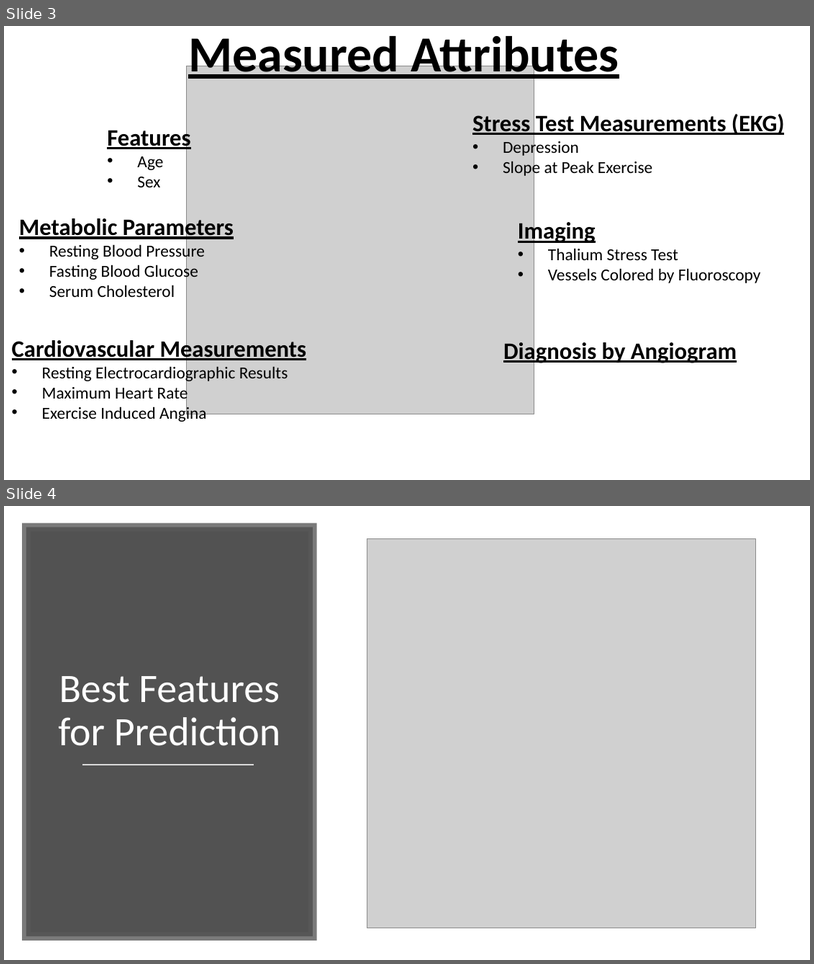
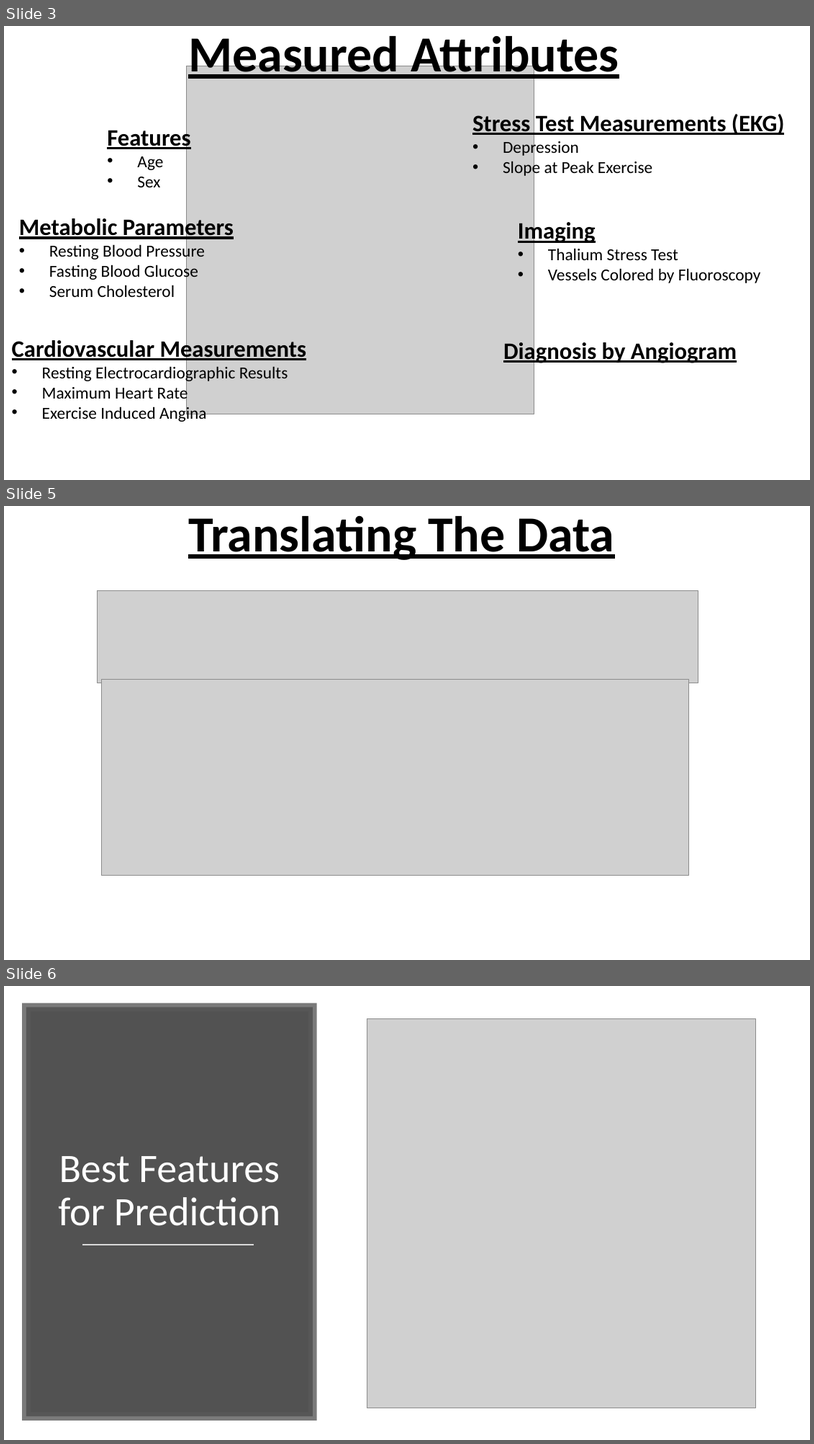
Before and after one commit to tstokes64/Heart_Disease, a slide deck: Docs/Predicting Risk of Heart Disease with Machine Learning.pptx. Shown one above the other, each under a label of ours: slides 3 and 4 before the commit, slides 3, 5 and 6 after it; the slides between them are not shown. The pictures are 814x964 and 814x1444 pixels, drawn with LibreOffice and Linux fonts; fonts in the diff are those of the drawing; grey boxes stand for pictures. Boxes give left, top, right and bottom in pixels: in the first picture for what was removed or moved away, otherwise in the second. Text is boxed around its words. In the diff, an @@ line names an element or a change of style, - is before the commit and + after.

```diff
--- a/Docs/Predicting Risk of Heart Disease with Machine Learning.pptx
+++ b/Docs/Predicting Risk of Heart Disease with Machine Learning.pptx
@@ slide 5 added at [4, 506, 810, 960], background #FFFFFF @@
@@ text added at [188, 515, 615, 560], 60 pt, text #000000, bold, underline @@
+Translating The Data
@@ picture added at [97, 591, 699, 682] @@
@@ picture added at [101, 679, 689, 875] @@
@@ what was slide 4 is now slide 6 @@
```
Also in this commit, not shown: 1 other slide added, 3 other files.
